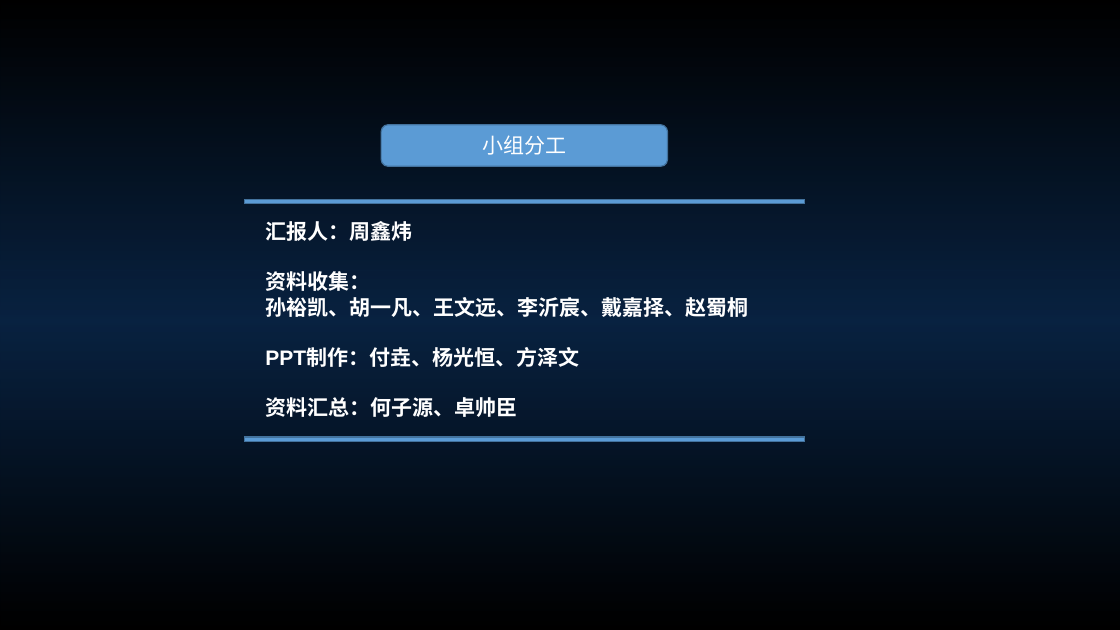
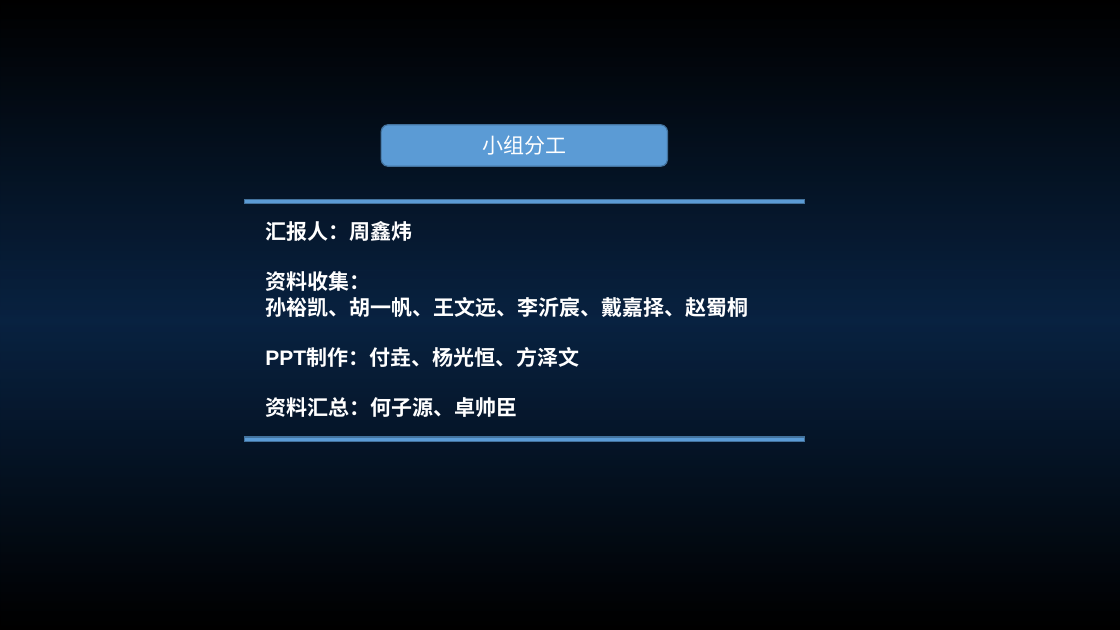
Before and after one commit to DreamsOfCheaser/Obsidian.Clone, a slide deck: slide 19 of 毛概/5g与网络舆论.pptx. Drawn at 1120x630 pixels with LibreOffice and Linux fonts; fonts in the diff are those of the drawing; background and template pictures are left out. Boxes give left, top, right and bottom in pixels: in the first picture for what was removed or moved away, otherwise in the second. Text is boxed around its words. In the diff, an @@ line names an element or a change of style, - is before the commit and + after.

```diff
--- a/毛概/5g与网络舆论.pptx
+++ b/毛概/5g与网络舆论.pptx
@@ text at <box>265,297,748,317</box>: text changed @@
-孙裕凯、胡一凡、王文远、李沂宸、戴嘉择、赵蜀桐
+孙裕凯、胡一帆、王文远、李沂宸、戴嘉择、赵蜀桐
```
Also in this commit, not shown: 1 other slide changed, 14 other files.
